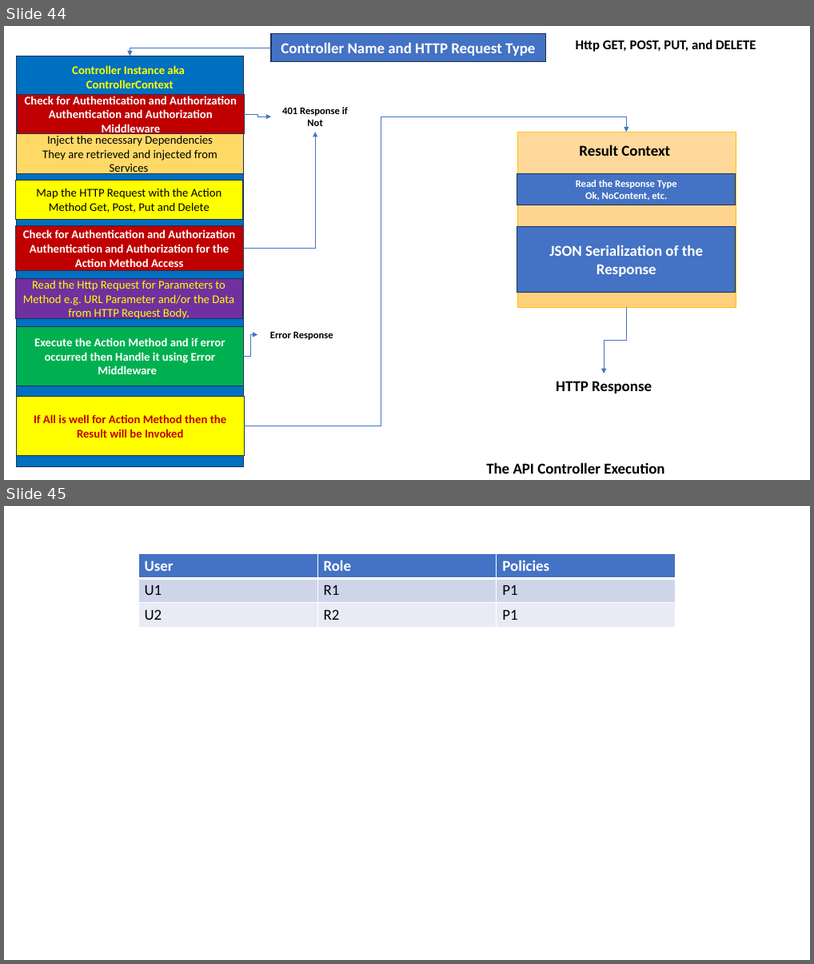
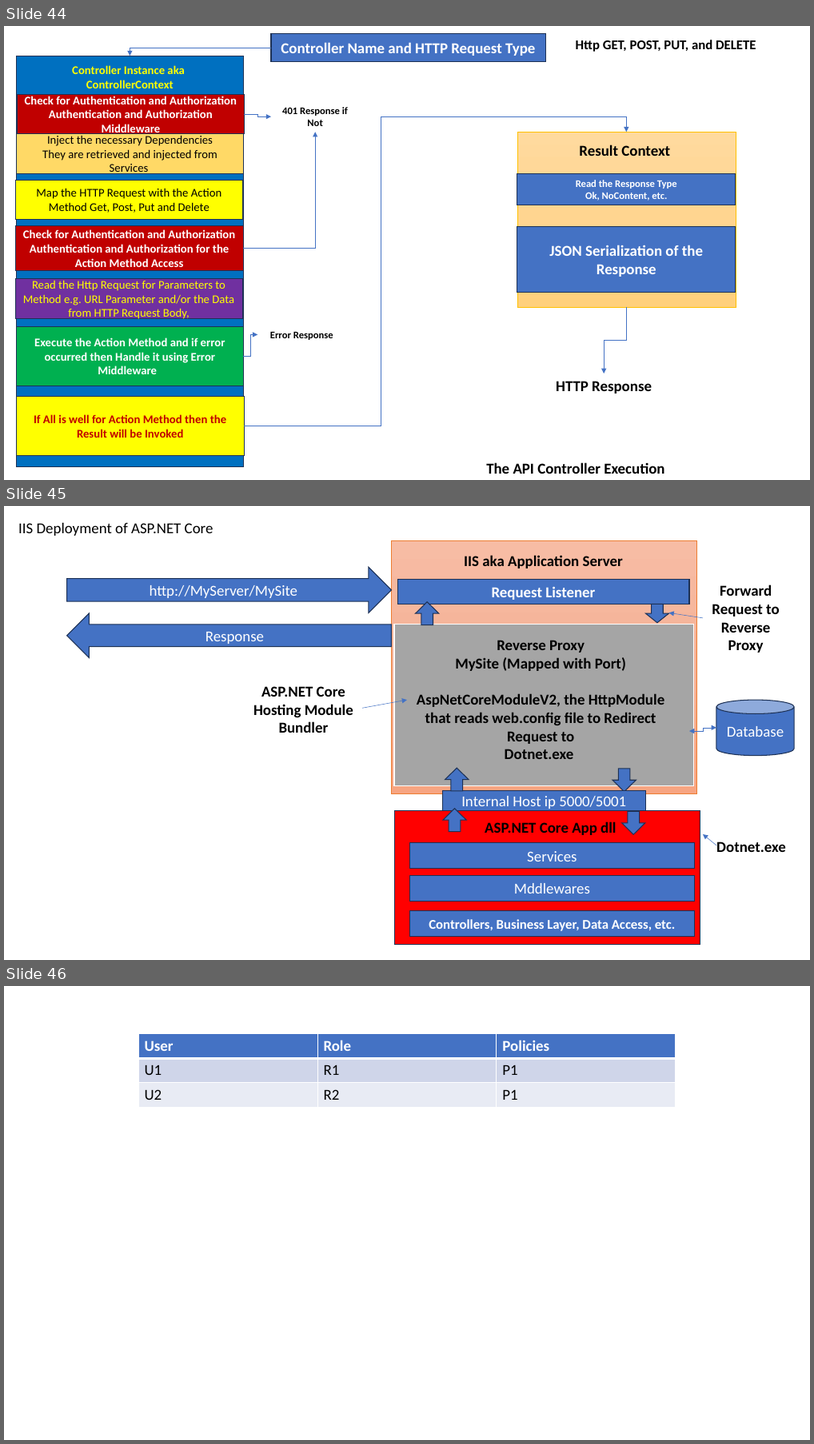
Before and after one commit to maheshsabnis/capita_sept_2023_Oct, a slide deck: Images.pptx. Shown one above the other, each under a label of ours: slides 44 and 45 before the commit, slides 44, 45 and 46 after it. The pictures are 814x964 and 814x1444 pixels, drawn with LibreOffice and Linux fonts; fonts in the diff are those of the drawing. Boxes give left, top, right and bottom in pixels: in the first picture for what was removed or moved away, otherwise in the second. Text is boxed around its words. In the diff, an @@ line names an element or a change of style, - is before the commit and + after.

```diff
--- a/Images.pptx
+++ b/Images.pptx
@@ slide 45 added at box(4, 506, 810, 960), background #FFFFFF @@
@@ text added at box(18, 523, 214, 536), 18 pt, text #000000 @@
+IIS Deployment of ASP.NET Core
@@ rectangle added at box(392, 540, 698, 794), fill gradient #F7BDA5 to #F5B196 to #F8A582, outline #ED7D31 0.5 pt @@
@@ right arrow added at box(67, 567, 392, 613), fill #4472C4, outline #1E3256 1 pt, 18 pt, text #FFFFFF @@
+http://MyServer/MySite
@@ text added at box(464, 555, 623, 568), 18 pt, text #000000, bold @@
+IIS aka Application Server
@@ rectangle added at box(398, 579, 690, 604), fill #4472C4, outline #1E3256 1 pt, 18 pt, text #FFFFFF, bold @@
+Request Listener
@@ down arrow added at box(416, 601, 439, 624), fill #4472C4, outline #1E3256 1 pt @@
@@ text added at box(712, 584, 780, 652), 18 pt, text #000000, bold @@
+Forward Request to Reverse Proxy
@@ left arrow added at box(67, 613, 392, 657), fill #4472C4, outline #1E3256 1 pt, 18 pt, text #FFFFFF @@
+Response
@@ rectangle added at box(394, 624, 694, 785), fill #A5A5A5, outline #FFFFFF 1.5 pt @@
@@ down arrow added at box(646, 604, 670, 623), fill #4472C4, outline #1E3256 1 pt @@
@@ arrow added from (703, 618) to (670, 613), #4472C4 0.5 pt @@
@@ text added at box(417, 640, 665, 759), 18 pt, text #000000, bold @@
+Reverse Proxy
+MySite (Mapped with Port)
+AspNetCoreModuleV2, the HttpModule that reads web.config file to Redirect Request to
+Dotnet.exe
@@ text added at box(254, 686, 354, 732), 18 pt, text #000000, bold @@
+ASP.NET Core Hosting Module Bundler
@@ arrow added from (362, 708) to (407, 700), #4472C4 0.5 pt @@
@@ cylinder added at box(718, 700, 795, 756), fill #4472C4, outline #1E3256 1 pt, 18 pt, text #FFFFFF @@
+Database
@@ elbow double arrow added from (690, 731) to (718, 728), #4472C4 0.5 pt @@
@@ down arrow added at box(446, 768, 470, 791), fill #4472C4, outline #1E3256 1 pt @@
@@ down arrow added at box(613, 768, 637, 792), fill #4472C4, outline #1E3256 1 pt @@
@@ rectangle added at box(443, 790, 646, 810), fill #4472C4, outline #1E3256 1 pt, 18 pt, text #FFFFFF @@
+Internal Host ip 5000/5001
@@ rectangle added at box(394, 810, 700, 944), fill #FF0000, outline #1E3256 1 pt @@
@@ down arrow added at box(443, 808, 466, 832), fill #4472C4, outline #1E3256 1 pt @@
@@ down arrow added at box(622, 812, 646, 835), fill #4472C4, outline #1E3256 1 pt @@
@@ text added at box(485, 821, 616, 835), 18 pt, text #000000, bold @@
+ASP.NET Core App dll
@@ arrow added from (718, 845) to (703, 834), #4472C4 0.5 pt @@
@@ text added at box(717, 841, 786, 852), 18 pt, text #000000, bold @@
+Dotnet.exe
@@ rectangle added at box(410, 842, 695, 868), fill #4472C4, outline #1E3256 1 pt, 18 pt, text #FFFFFF @@
+Services
@@ rectangle added at box(410, 875, 695, 900), fill #4472C4, outline #1E3256 1 pt, 18 pt, text #FFFFFF @@
+Mddlewares
@@ rectangle added at box(410, 911, 695, 936), fill #4472C4, outline #1E3256 1 pt, 16 pt, text #FFFFFF, bold @@
+Controllers, Business Layer, Data Access, etc.
@@ what was slide 45 is now slide 46 @@
```
Also in this commit, not shown: 3 other slides added, 10 other files.
